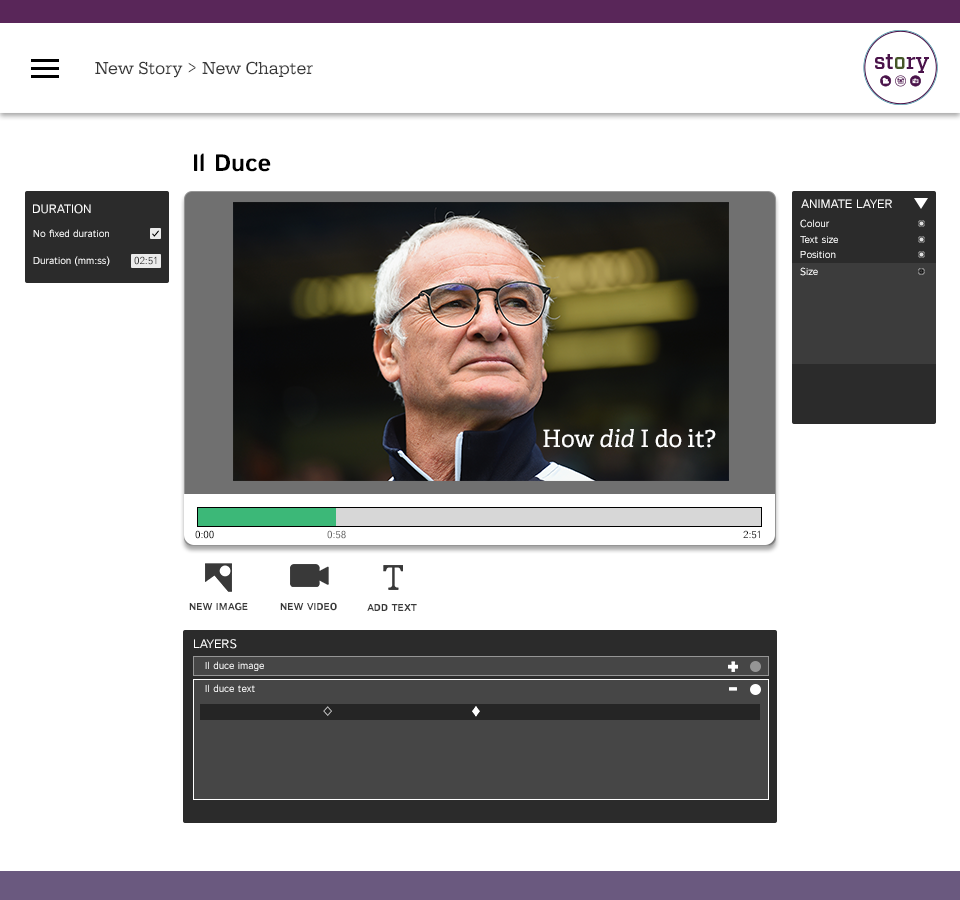
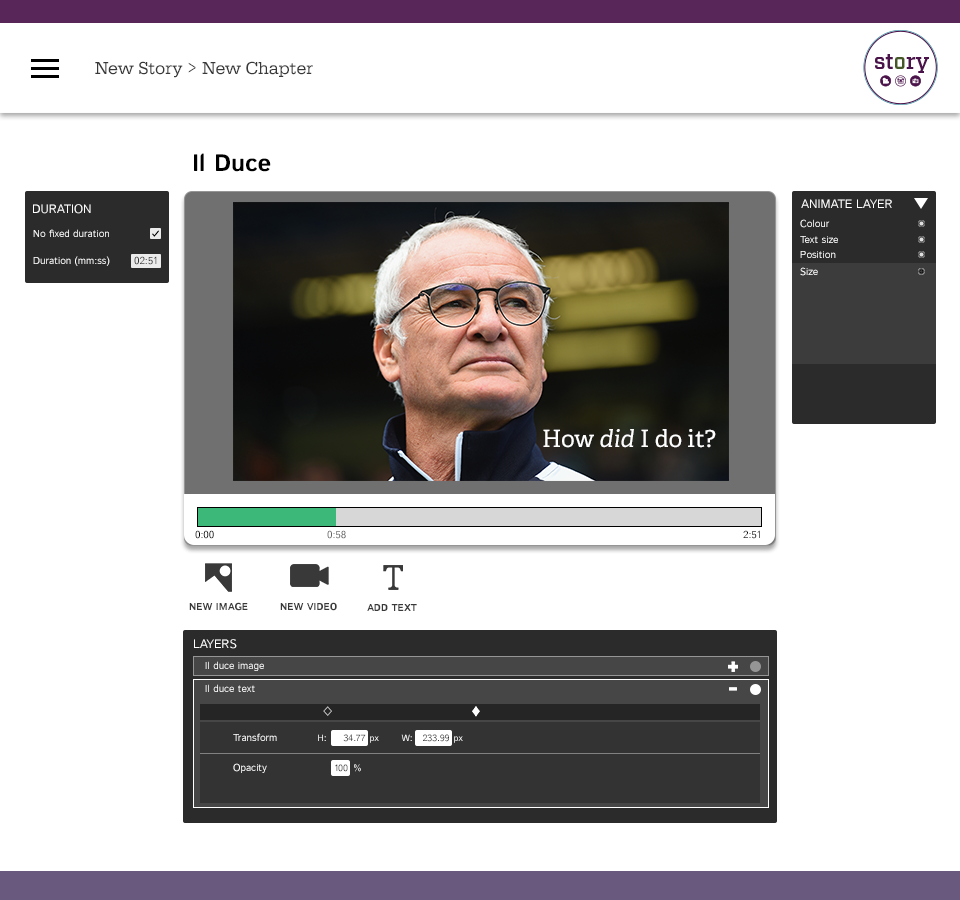
Layer changes from the first 960×900 image to the second:
added group "Animations" with 18 layers in group "Il Duce text" over [200, 722, 760, 803]
added group "Opacity" (1st of 2, in "Layers" › "Il Duce text" › "Animations") with 5 layers in group "Animations" over [200, 753, 760, 776]
added layer "Opacity" (2nd of 2, in "Layers" › "Il Duce text" › "Animations" › "Opacity") in group "Opacity" over [233, 763, 267, 773]
added layer "100" in group "Opacity" over [335, 764, 348, 772]
added layer "Height input bg" (1st of 2, in "Layers" › "Il Duce text" › "Animations" › "Opacity") in group "Opacity" over [331, 760, 350, 776]
added layer "%" in group "Opacity" over [354, 764, 361, 772]
added layer "Shape 2" in group "Opacity" over [200, 753, 760, 754]
added group "Transform" (1st of 2, in "Layers" › "Il Duce text" › "Animations") with 10 layers in group "Animations" over [201, 730, 760, 750]
added layer "Shape 1" in group "Transform" over [201, 749, 760, 750]
added layer "Transform" (2nd of 2, in "Layers" › "Il Duce text" › "Animations" › "Transform") in group "Transform" over [233, 733, 277, 741]
added layer "34.77" in group "Transform" over [343, 734, 366, 742]
added layer "Height input bg" (2nd of 2, in "Layers" › "Il Duce text" › "Animations" › "Transform") in group "Transform" over [331, 730, 368, 746]
added layer "height px" in group "Transform" over [370, 736, 379, 743]
added layer "H:" in group "Transform" over [318, 734, 326, 741]
added layer "233.99" in group "Transform" over [423, 734, 449, 742]
added layer "Width input bg" in group "Transform" over [415, 730, 452, 746]
added layer "width px" in group "Transform" over [454, 736, 463, 743]
added layer "W:" in group "Transform" over [401, 734, 412, 741]
added layer "Animations bg" in group "Animations" over [200, 722, 760, 803]
painted on "Layer bg" over [193, 799, 769, 808]
